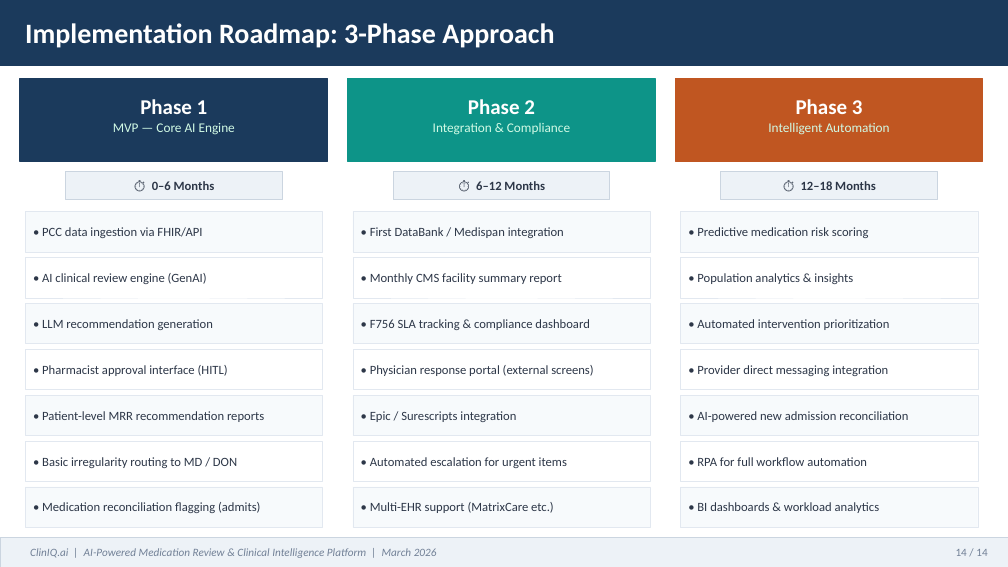
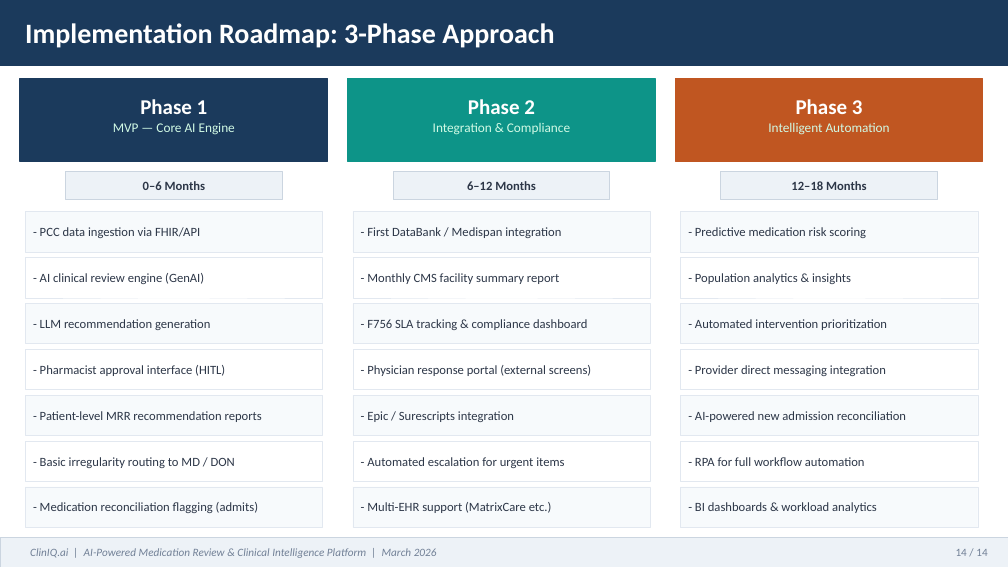
Before and after one commit to jwsmitherman/llm_projects, a slide deck: slide 14 of ClinIQ_AI_Assessment.pptx. Drawn at 1008x567 pixels with LibreOffice and Linux fonts; fonts in the diff are those of the drawing. Boxes give left, top, right and bottom in pixels: in the first picture for what was removed or moved away, otherwise in the second. Text is boxed around its words. In the diff, an @@ line names an element or a change of style, - is before the commit and + after.

```diff
--- a/ClinIQ_AI_Assessment.pptx
+++ b/ClinIQ_AI_Assessment.pptx
@@ text at box(143, 181, 206, 190): text changed @@
-⏱ 0–6 Months
+0–6 Months
@@ text at box(467, 181, 536, 190): text changed @@
-⏱ 6–12 Months
+6–12 Months
@@ text at box(791, 181, 867, 190): text changed @@
-⏱ 12–18 Months
+12–18 Months
@@ text at box(40, 227, 200, 238): text changed @@
-• PCC data ingestion via FHIR/API
+- PCC data ingestion via FHIR/API
@@ text at box(367, 227, 561, 238): text changed @@
-• First DataBank / Medispan integration
+- First DataBank / Medispan integration
@@ text at box(695, 227, 866, 238): text changed @@
-• Predictive medication risk scoring
+- Predictive medication risk scoring
@@ text at box(40, 273, 204, 284): text changed @@
-• AI clinical review engine (GenAI)
+- AI clinical review engine (GenAI)
@@ text at box(367, 273, 559, 284): text changed @@
-• Monthly CMS facility summary report
+- Monthly CMS facility summary report
@@ text at box(695, 273, 851, 284): text changed @@
-• Population analytics & insights
+- Population analytics & insights
@@ text at box(40, 319, 210, 330): text changed @@
-• LLM recommendation generation
+- LLM recommendation generation
@@ text at box(367, 319, 587, 330): text changed @@
-• F756 SLA tracking & compliance dashboard
+- F756 SLA tracking & compliance dashboard
@@ text at box(695, 319, 887, 330): text changed @@
-• Automated intervention prioritization
+- Automated intervention prioritization
@@ text at box(40, 365, 225, 376): text changed @@
-• Pharmacist approval interface (HITL)
+- Pharmacist approval interface (HITL)
@@ text at box(367, 365, 591, 376): text changed @@
-• Physician response portal (external screens)
+- Physician response portal (external screens)
@@ text at box(695, 365, 886, 376): text changed @@
-• Provider direct messaging integration
+- Provider direct messaging integration
@@ text at box(40, 411, 262, 422): text changed @@
-• Patient-level MRR recommendation reports
+- Patient-level MRR recommendation reports
@@ text at box(367, 411, 514, 422): text changed @@
-• Epic / Surescripts integration
+- Epic / Surescripts integration
@@ text at box(695, 411, 906, 422): text changed @@
-• AI-powered new admission reconciliation
+- AI-powered new admission reconciliation
@@ text at box(40, 457, 235, 468): text changed @@
-• Basic irregularity routing to MD / DON
+- Basic irregularity routing to MD / DON
@@ text at box(367, 457, 564, 468): text changed @@
-• Automated escalation for urgent items
+- Automated escalation for urgent items
@@ text at box(695, 457, 865, 466): text changed @@
-• RPA for full workflow automation
+- RPA for full workflow automation
@@ text at box(40, 502, 258, 513): text changed @@
-• Medication reconciliation flagging (admits)
+- Medication reconciliation flagging (admits)
@@ text at box(367, 502, 552, 513): text changed @@
-• Multi-EHR support (MatrixCare etc.)
+- Multi-EHR support (MatrixCare etc.)
@@ text at box(695, 502, 877, 513): text changed @@
-• BI dashboards & workload analytics
+- BI dashboards & workload analytics
```
Also in this commit, not shown: 8 other slides changed.
